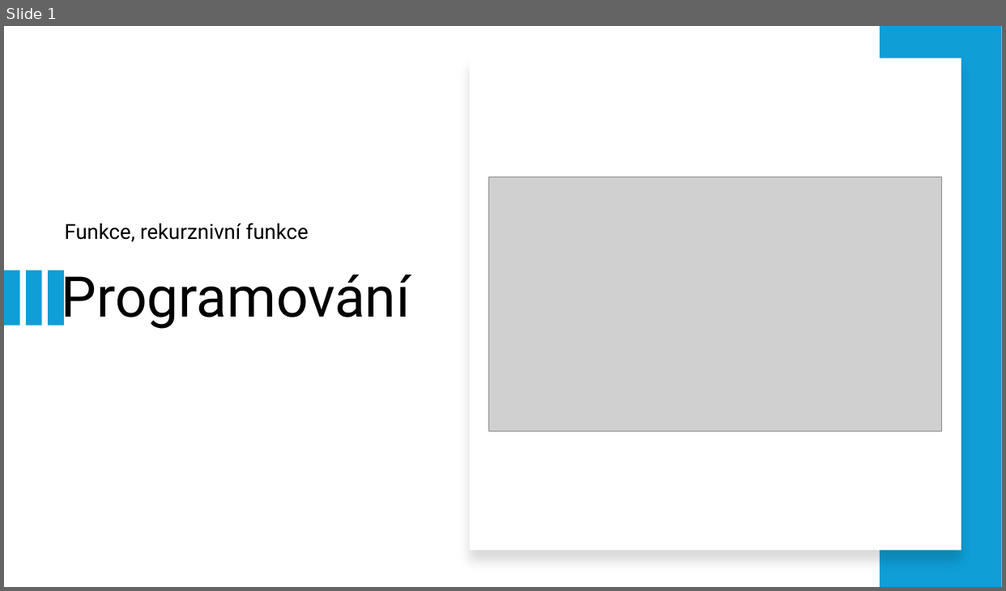
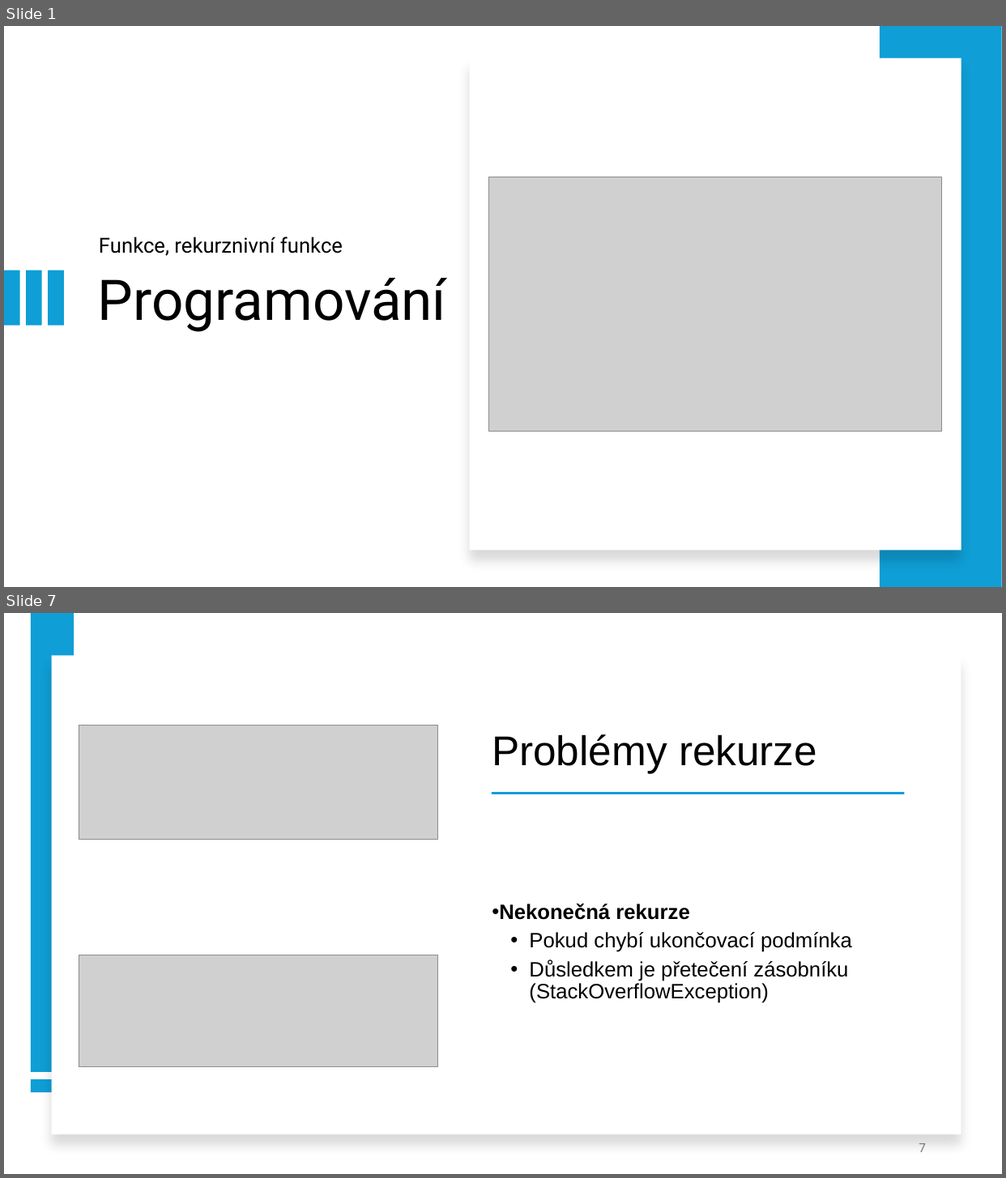
Before and after one commit to dawissl/hradebni, a slide deck: Prezentace/1. ročník/PGM_09_funkce_rekurzivni_funkce.pptx. Shown one above the other, each under a label of ours: slide 1 before the commit, slides 1 and 7 after it; the slides between them are not shown. The pictures are 1006x591 and 1006x1178 pixels, drawn with LibreOffice and Linux fonts; fonts in the diff are those of the drawing; grey boxes stand for pictures. Boxes give left, top, right and bottom in pixels: in the first picture for what was removed or moved away, otherwise in the second. Text is boxed around its words. In the diff, an @@ line names an element or a change of style, - is before the commit and + after.

```diff
--- a/Prezentace/1. ročník/PGM_09_funkce_rekurzivni_funkce.pptx
+++ b/Prezentace/1. ročník/PGM_09_funkce_rekurzivni_funkce.pptx
@@ slide 7 added at [4, 613, 1002, 1174], background #FFFFFF @@
@@ rectangle added at [31, 613, 74, 1072], fill #0F9ED5 @@
@@ rectangle added at [51, 656, 961, 1135], fill #FFFFFF @@
@@ picture added at [79, 725, 438, 839] @@
@@ title added at [492, 735, 817, 773], 40 pt, text #000000 @@
+Problémy rekurze
@@ rectangle added at [492, 792, 905, 794], fill #0F9ED5 @@
@@ subtitle added at [499, 903, 852, 1003], 20 pt, text #000000 @@
+• Nekonečná rekurze
+  • Pokud chybí ukončovací podmínka
+  • Důsledkem je přetečení zásobníku (StackOverflowException)
@@ picture added at [79, 956, 438, 1067] @@
@@ rectangle added at [31, 1080, 74, 1093], fill #0F9ED5 @@
@@ page number added at [918, 1144, 926, 1152], 12 pt, text #787878 @@
+7
@@ slide 1 changed as well @@
@@ subtitle "Funkce, rekurznivní funkce": place and size @@
-subtitle "Funkce, rekurznivní funkce" at [65, 223, 309, 242]
+subtitle "Funkce, rekurznivní funkce" at [99, 237, 343, 256]
@@ title "Programování" rewrapped from [62, 270, 410, 329] to [98, 278, 446, 332] @@
```
Also in this commit, not shown: 6 other slides added, 2 slides removed, 3 other files.
